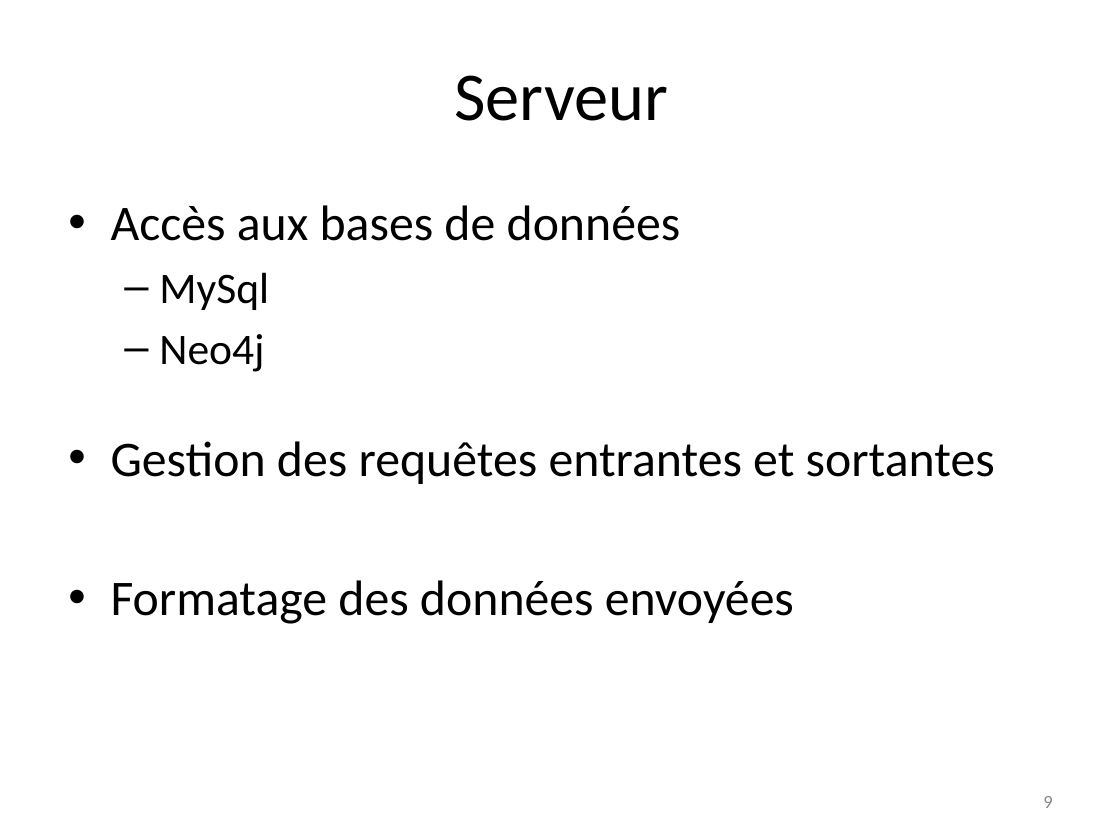
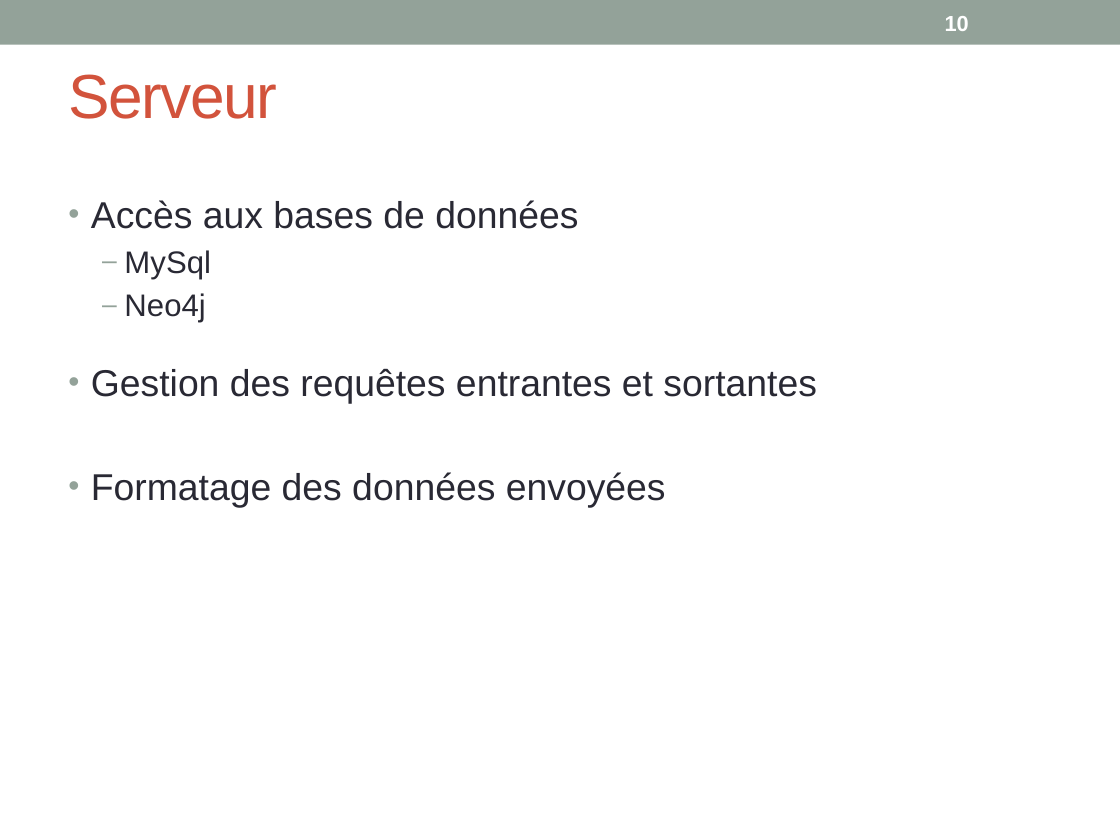
Before and after one commit to gestinronan/Projet-BMA, a slide deck: slide 10 of Documents/presentation BMA.pptx (slide 9 before the commit). Drawn at 1120x840 pixels with LibreOffice and Linux fonts; fonts in the diff are those of the drawing; background and template pictures are left out. Boxes give left, top, right and bottom in pixels: in the first picture for what was removed or moved away, otherwise in the second. Text is boxed around its words. In the diff, an @@ line names an element or a change of style, - is before the commit and + after.

```diff
--- a/Documents/presentation BMA.pptx
+++ b/Documents/presentation BMA.pptx
@@ rectangle added at <box>0,0,1120,45</box>, fill #93A299 @@
@@ title "Serveur" at <box>69,74,277,119</box>: size 44 to 40 pt, font Calibri to Arial, text colour #000000 to #D2533C, letter spacing 0 to -1 pt; alignment centre to left @@
@@ page number added at <box>945,16,969,31</box>, 14 pt, text #FFFFFF, bold @@
+10
@@ text "Accès aux bases de données" at <box>91,200,817,508</box>: size 32 to 24 pt in "Accès aux bases de données", "Gestion des requêtes entrantes et sortantes", "Formatage des données envoyées"; font Calibri to Arial, text colour #000000 to #292934; size 28 to 20 pt in "MySql", "Neo4j"; indent changed; less space between paragraphs @@
@@ page number removed at <box>1043,796,1052,808</box> @@
-9
```
Also in this commit, not shown: 15 other slides changed, 1 slide added.
